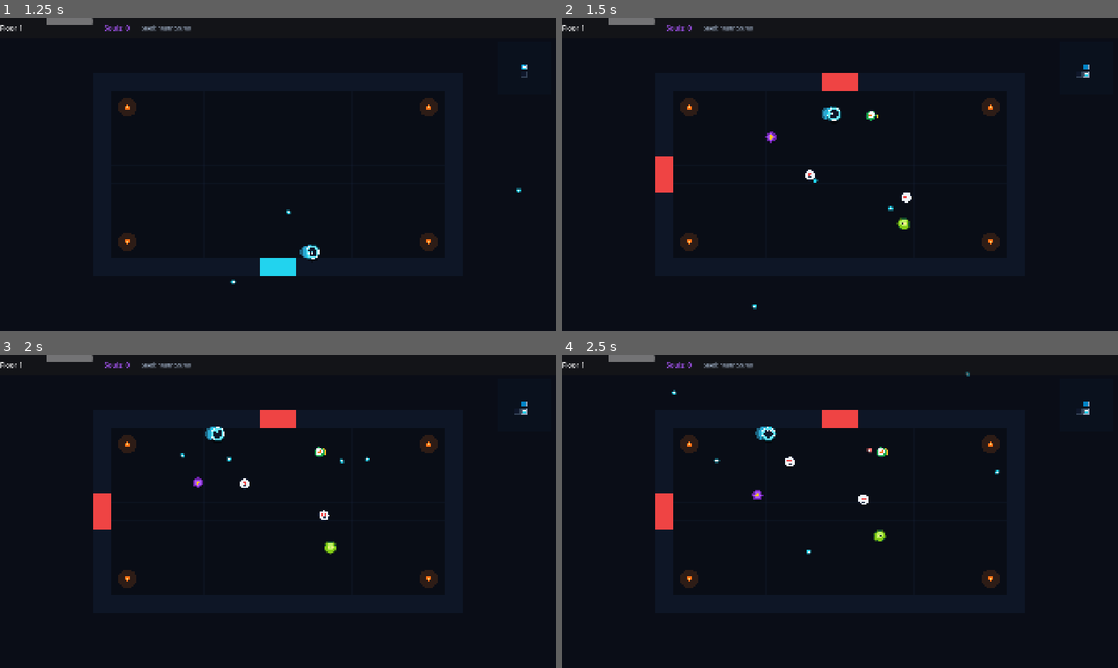
Above: before the commit, frames 1-4 (two rows, left to right).
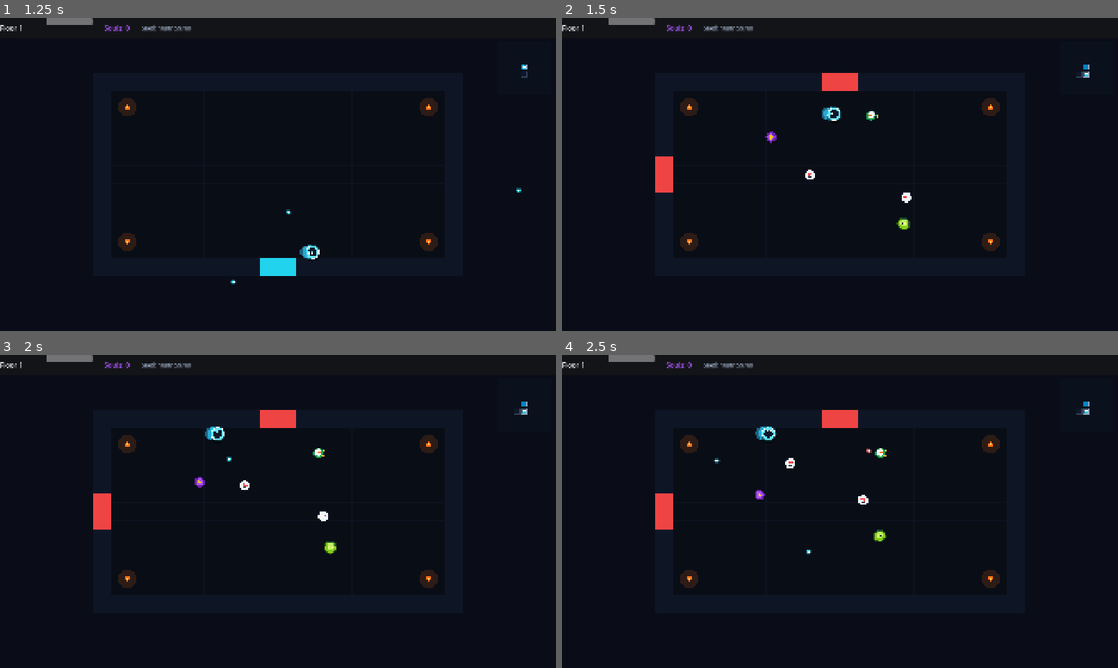
Above: after the commit, the same moments.

Repository: ChobitsChii/games
Game: Godot game, scene res://tests/smoke.tscn
Two runs of this game, one before a commit and one after it. Both use one fixed random seed, a clock stepped at 60 frames per second and the inputs below. This scene is started directly instead of the project's main scene.
Inputs (mouse positions are in pixels of both pictures, inside the frame that each line leads up to):
- Up to frame 1 (1.25 s): move the mouse to (400, 158) at 0.52 s; hold Right (move_right) from 0.53 s (still down); hold J (attack) from 0.53 s (still down)
- Up to frame 2 (1.5 s): move the mouse to (728, 190) at 1.27 s; release Right (move_right) at 1.28 s; release J (attack) at 1.28 s; hold Down (move_down) from 1.28 s (still down); tap Space (dash) at 1.35 s
- Up to frame 3 (2 s): keep holding Down (move_down)
- Up to frame 4 (2.5 s): move the mouse to (895, 442) at 2.02 s; release Down (move_down) at 2.03 s; hold Right (move_right) from 2.03 s (still down); hold J (attack) from 2.03 s (still down)

Frame 1 is identical in both runs. In frame 2, less than 0.1% of the frame differs, in the area x 34-60%, y 51-94%; in frame 3, 0.2%; in frame 4, 0.2%, in the area x 19-79%, y 5-49%.

Commit message:
fix(crypt_dash): fix crash on enemy death and room clear (SEGV_MAPERR)

Diff:
--- a/crypt_dash/scripts/components/hitbox_component.gd
+++ b/crypt_dash/scripts/components/hitbox_component.gd
@@ -1,6 +1,8 @@
 class_name HitboxComponent
 extends Area2D
 ## Hitbox, die Schaden an Hurtboxes austeilt.
+
+signal hit_landed(target: Node2D)
 
 @export var damage: int = 1
 @export var is_player: bool = false
--- a/crypt_dash/scripts/components/hurtbox_component.gd
+++ b/crypt_dash/scripts/components/hurtbox_component.gd
@@ -33,4 +33,5 @@
 			knock_dir = (global_position - hitbox.global_position).normalized()
 
 		var knockback: Vector2 = knock_dir * hitbox.knockback_force
+		hitbox.hit_landed.emit(self)
 		hit_received.emit(hitbox.damage, knockback, hitbox.is_player)
--- a/crypt_dash/scripts/entities/base_boss.gd
+++ b/crypt_dash/scripts/entities/base_boss.gd
@@ -31,9 +31,9 @@
 	_hurtbox.is_player = false
 	_hurtbox.hit_received.connect(_on_hit_received)
 	var h_shape := CollisionShape2D.new()
-	var circle := CircleShape2D.new()
-	circle.radius = 36.0
-	h_shape.shape = circle
+	var h_circle := CircleShape2D.new()
+	h_circle.radius = 36.0
+	h_shape.shape = h_circle
 	_hurtbox.add_child(h_shape)
 	add_child(_hurtbox)
 
@@ -42,12 +42,16 @@
 	_hitbox.damage = 2
 	_hitbox.source_node = self
 	var hit_shape := CollisionShape2D.new()
-	hit_shape.shape = circle
+	var hit_circle := CircleShape2D.new()
+	hit_circle.radius = 36.0
+	hit_shape.shape = hit_circle
 	_hitbox.add_child(hit_shape)
 	add_child(_hitbox)
 
 	var body_col := CollisionShape2D.new()
-	body_col.shape = circle
+	var body_circle := CircleShape2D.new()
+	body_circle.radius = 36.0
+	body_col.shape = body_circle
 	add_child(body_col)
 
 
@@ -129,10 +133,20 @@
 
 
 func _on_hit_received(dmg: int, _knockback: Vector2, _from_player: bool) -> void:
+	if runner.state == BossPatternRunner.BossState.DEFEATED:
+		return
 	var dead := runner.take_damage(dmg)
 	current_health = runner.hp
 	EventBus.enemy_damaged.emit(self, dmg)
 	if dead:
+		set_deferred("collision_layer", 0)
+		set_deferred("collision_mask", 0)
+		if _hurtbox != null and is_instance_valid(_hurtbox):
+			_hurtbox.set_deferred("monitoring", false)
+			_hurtbox.set_deferred("monitorable", false)
+		if _hitbox != null and is_instance_valid(_hitbox):
+			_hitbox.set_deferred("monitoring", false)
+			_hitbox.set_deferred("monitorable", false)
 		EventBus.enemy_died.emit(self, 15)
 		boss_died.emit(tr(boss_display_name_key))
 		queue_free()
--- a/crypt_dash/scripts/entities/base_enemy.gd
+++ b/crypt_dash/scripts/entities/base_enemy.gd
@@ -42,9 +42,9 @@
 	_hurtbox.is_player = false
 	_hurtbox.hit_received.connect(_on_hit_received)
 	var h_shape := CollisionShape2D.new()
-	var circle := CircleShape2D.new()
-	circle.radius = 18.0
-	h_shape.shape = circle
+	var h_circle := CircleShape2D.new()
+	h_circle.radius = 18.0
+	h_shape.shape = h_circle
 	_hurtbox.add_child(h_shape)
 	add_child(_hurtbox)
 
@@ -60,7 +60,9 @@
 	add_child(_hitbox)
 
 	var body_col := CollisionShape2D.new()
-	body_col.shape = circle
+	var body_circle := CircleShape2D.new()
+	body_circle.radius = 18.0
+	body_col.shape = body_circle
 	add_child(body_col)
 
 
@@ -106,9 +108,12 @@
 
 
 func _on_hit_received(dmg: int, knockback: Vector2, _from_player: bool) -> void:
+	if state == State.DEAD:
+		return
 	_health.take_damage(dmg)
+	if state == State.DEAD:
+		return
 	velocity += knockback
-	move_and_slide()
 	EventBus.enemy_damaged.emit(self, dmg)
 
 
@@ -117,7 +122,17 @@
 
 
 func _on_died() -> void:
+	if state == State.DEAD:
+		return
 	state = State.DEAD
+	set_deferred("collision_layer", 0)
+	set_deferred("collision_mask", 0)
+	if _hurtbox != null and is_instance_valid(_hurtbox):
+		_hurtbox.set_deferred("monitoring", false)
+		_hurtbox.set_deferred("monitorable", false)
+	if _hitbox != null and is_instance_valid(_hitbox):
+		_hitbox.set_deferred("monitoring", false)
+		_hitbox.set_deferred("monitorable", false)
 	EventBus.enemy_died.emit(self, souls_value)
 	queue_free()
 
--- a/crypt_dash/scripts/entities/player.gd
+++ b/crypt_dash/scripts/entities/player.gd
@@ -52,14 +52,16 @@
 	_hurtbox.is_player = true
 	_hurtbox.hit_received.connect(_on_hit_received)
 	var h_shape := CollisionShape2D.new()
-	var circle := CircleShape2D.new()
-	circle.radius = 20.0
-	h_shape.shape = circle
+	var h_circle := CircleShape2D.new()
+	h_circle.radius = 20.0
+	h_shape.shape = h_circle
 	_hurtbox.add_child(h_shape)
 	add_child(_hurtbox)
 
 	var body_col := CollisionShape2D.new()
-	body_col.shape = circle
+	var body_circle := CircleShape2D.new()
+	body_circle.radius = 20.0
+	body_col.shape = body_circle
 	add_child(body_col)
 
 	recalculate_stats()
--- a/crypt_dash/scripts/entities/projectile.gd
+++ b/crypt_dash/scripts/entities/projectile.gd
@@ -23,6 +23,10 @@
 	_hitbox.damage = damage
 	_hitbox.is_player = is_player
 	_hitbox.source_node = self
+	_hitbox.hit_landed.connect(func(_target: Node2D) -> void:
+		if not pierce:
+			queue_free()
+	)
 	var shape := CollisionShape2D.new()
 	var circle := CircleShape2D.new()
 	circle.radius = 8.0
--- a/crypt_dash/scripts/game.gd
+++ b/crypt_dash/scripts/game.gd
@@ -120,6 +120,11 @@
 	_room_transition_cooldown = 0.4
 	if _minimap != null:
 		_minimap.set_current_room(coords)
+
+	# Alte Projektile aufräumen
+	for child in _world_node.get_children():
+		if child is Projectile:
+			child.queue_free()
 
 	var r_data: DungeonGenerator.DungeonRoom = dungeon.get_room(coords)
 	current_room_instance = RoomTemplate.new()
--- a/crypt_dash/scripts/gen/room_template.gd
+++ b/crypt_dash/scripts/gen/room_template.gd
@@ -13,6 +13,15 @@
 
 var _door_colliders: Dictionary = {}
 var _door_triggers: Dictionary = {}
+
+
+func _ready() -> void:
+	child_entered_tree.connect(_on_child_entered)
+
+
+func _on_child_entered(node: Node) -> void:
+	if (node is BaseEnemy or node is BaseBoss) and not spawned_enemies.has(node):
+		spawned_enemies.append(node)
 
 
 func setup_room(p_room: DungeonGenerator.DungeonRoom) -> void:
@@ -151,15 +160,19 @@
 		spawned_enemies.append(en)
 
 
-func _process(_delta: float) -> void:
+func _physics_process(_delta: float) -> void:
 	if not is_cleared:
 		# Prüfen ob alle Gegner besiegt sind
 		var all_dead := true
 		for en in spawned_enemies:
-			if is_instance_valid(en):
+			if is_instance_valid(en) and not en.is_queued_for_deletion():
+				if en is BaseEnemy and (en as BaseEnemy).state == BaseEnemy.State.DEAD:
+					continue
+				if en is BaseBoss and (en as BaseBoss).runner.state == BossPatternRunner.BossState.DEFEATED:
+					continue
 				all_dead = false
 				break
-		if all_dead:
+		if all_dead and not spawned_enemies.is_empty():
 			is_cleared = true
 			room_data.cleared = true
 			room_cleared.emit()
